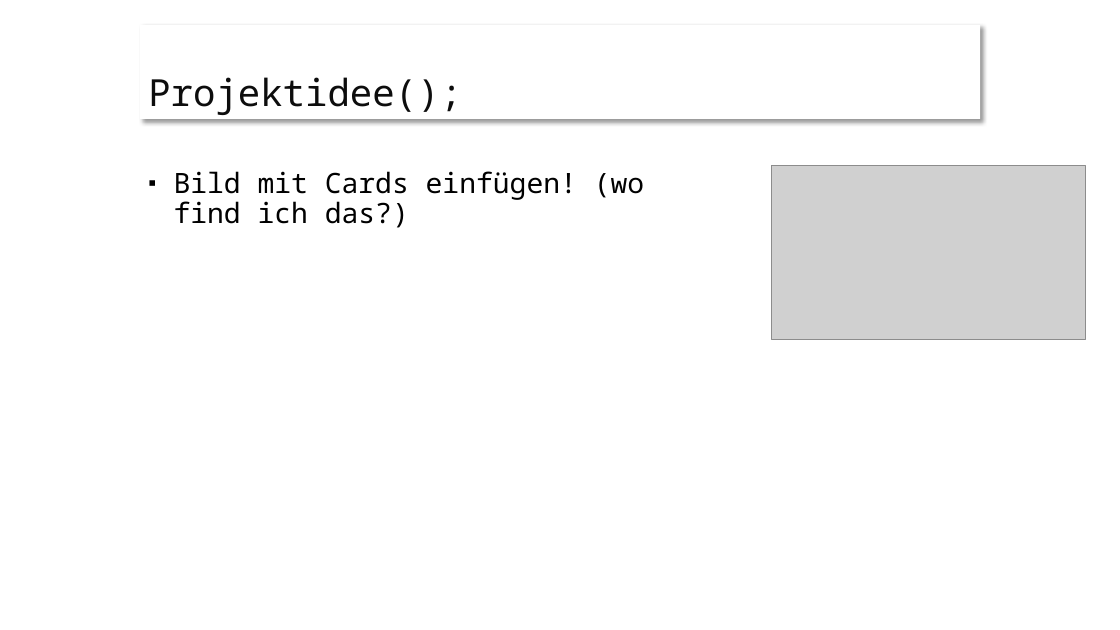
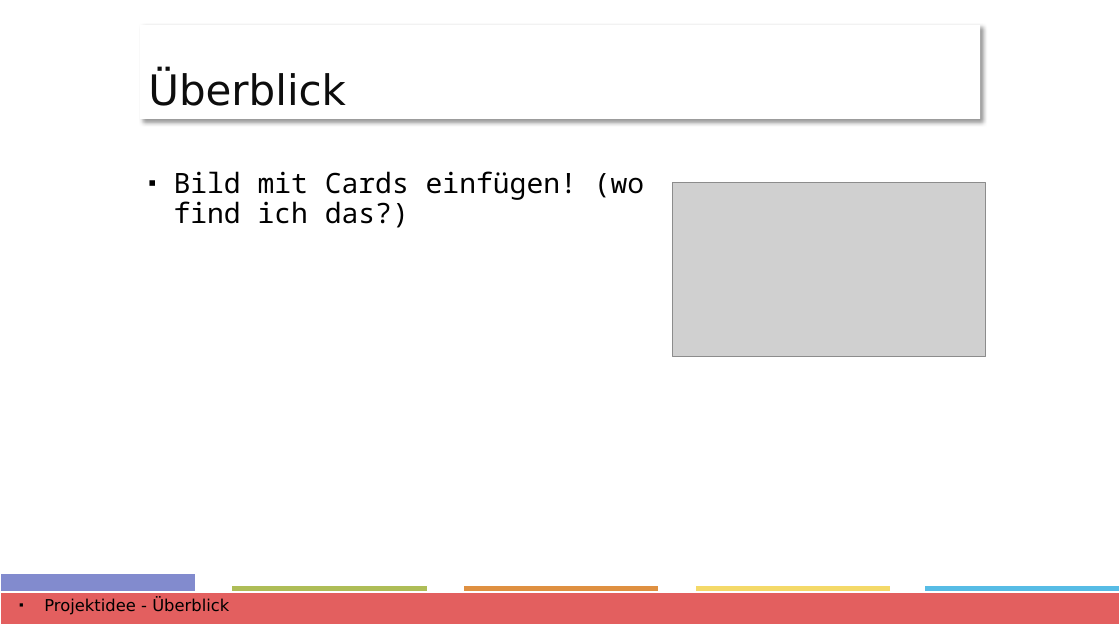
Before and after one commit to ffhsAndroidDenisTobias/androidProject, a slide deck: slide 3 of docs/Präsentation/Project-Presentation.pptx. Drawn at 1120x630 pixels with LibreOffice and Linux fonts; fonts in the diff are those of the drawing; grey boxes stand for pictures. Boxes give left, top, right and bottom in pixels: in the first picture for what was removed or moved away, otherwise in the second. Text is boxed around its words. In the diff, an @@ line names an element or a change of style, - is before the commit and + after.

```diff
--- a/docs/Präsentation/Project-Presentation.pptx
+++ b/docs/Präsentation/Project-Presentation.pptx
@@ title at (148, 73, 346, 106): text changed; size 32 to 36 pt; font Noto Sans Mono to DejaVu Sans @@
-Projektidee();
+Überblick
@@ picture: place and size @@
-picture at (771, 166, 1085, 339)
+picture at (672, 183, 986, 357)
@@ rectangle added at (0, 573, 196, 618), fill #828BCE, outline #FFFFFF 1.5 pt @@
@@ rectangle added at (0, 592, 1120, 625), fill #E35F5F, outline #FFFFFF 1.5 pt @@
@@ text added at (44, 597, 229, 615), 14 pt, text #000000 @@
+▪ Projektidee - Überblick
@@ rectangle added at (232, 586, 428, 618), fill #AEBD57, outline #FFFFFF 1.5 pt @@
@@ rectangle added at (463, 586, 659, 618), fill #DF9041, outline #FFFFFF 1.5 pt @@
@@ rectangle added at (695, 586, 891, 618), fill #F4D968, outline #FFFFFF 1.5 pt @@
@@ rectangle added at (924, 586, 1120, 618), fill #57BCE5, outline #FFFFFF 1.5 pt @@
```
Also in this commit, not shown: 12 other slides changed, 4 slides added.
